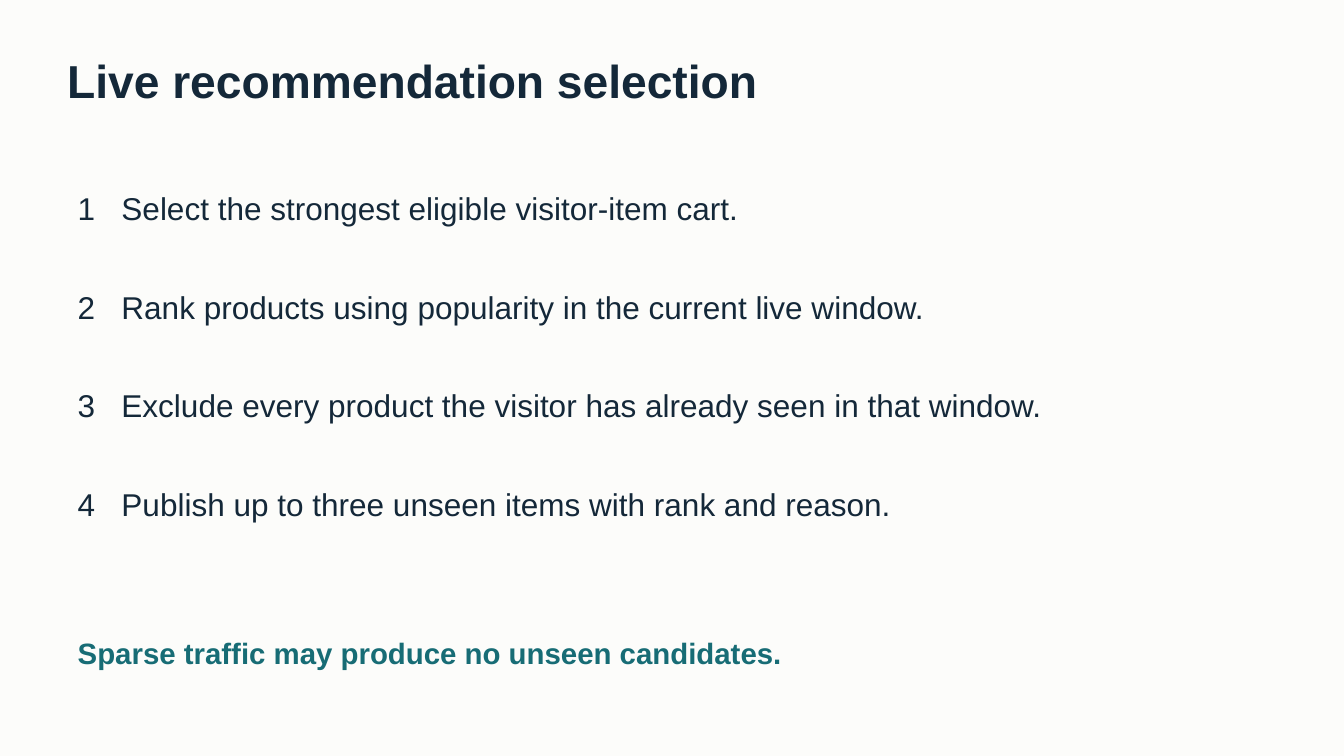
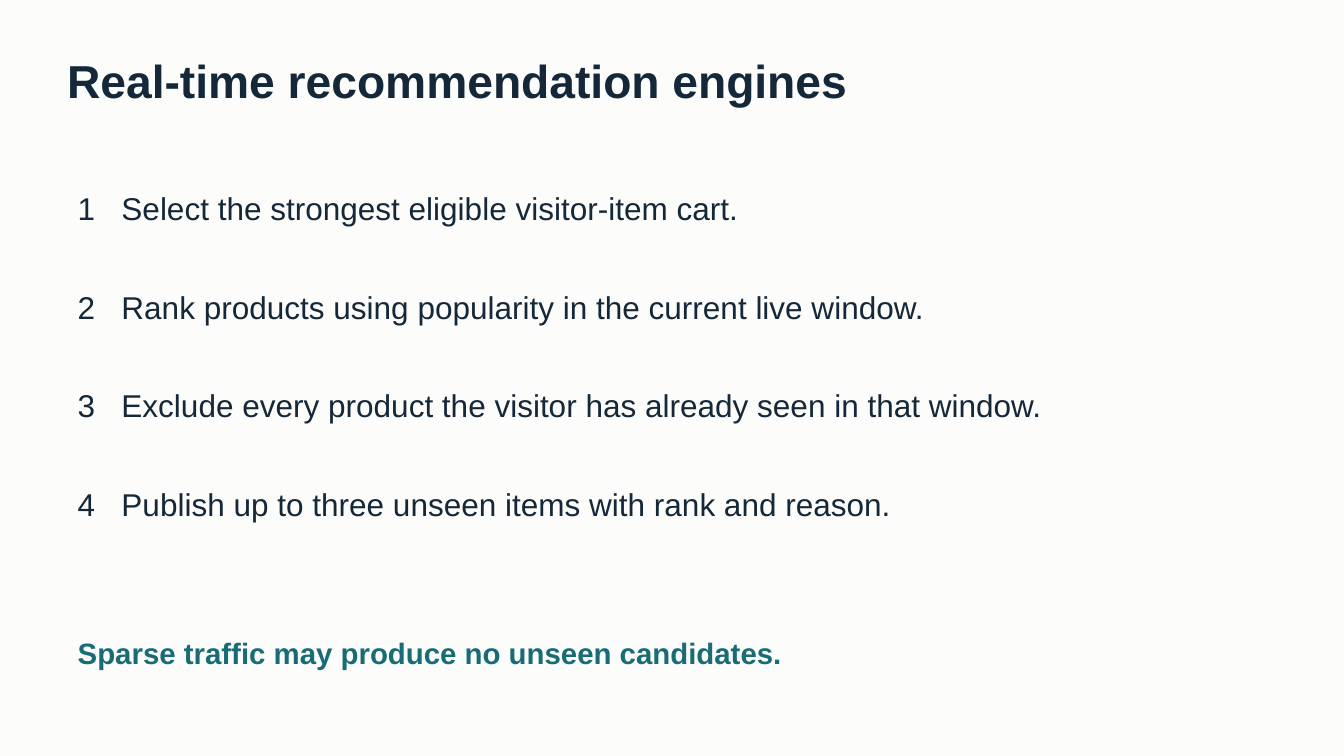
Before and after one commit to hoducmanh222/Kafka-Spark, a slide deck: slide 4 of docs/Retail_Rocket_Presentation.pptx (slide 9 before the commit). Drawn at 1344x756 pixels with LibreOffice and Linux fonts; fonts in the diff are those of the drawing. Boxes give left, top, right and bottom in pixels: in the first picture for what was removed or moved away, otherwise in the second. Text is boxed around its words. In the diff, an @@ line names an element or a change of style, - is before the commit and + after.

```diff
--- a/docs/Retail_Rocket_Presentation.pptx
+++ b/docs/Retail_Rocket_Presentation.pptx
@@ text at <box>67,64,846,108</box>: text changed @@
-Live recommendation selection
+Real-time recommendation engines
```
Also in this commit, not shown: 6 other slides changed, 20 other files.
